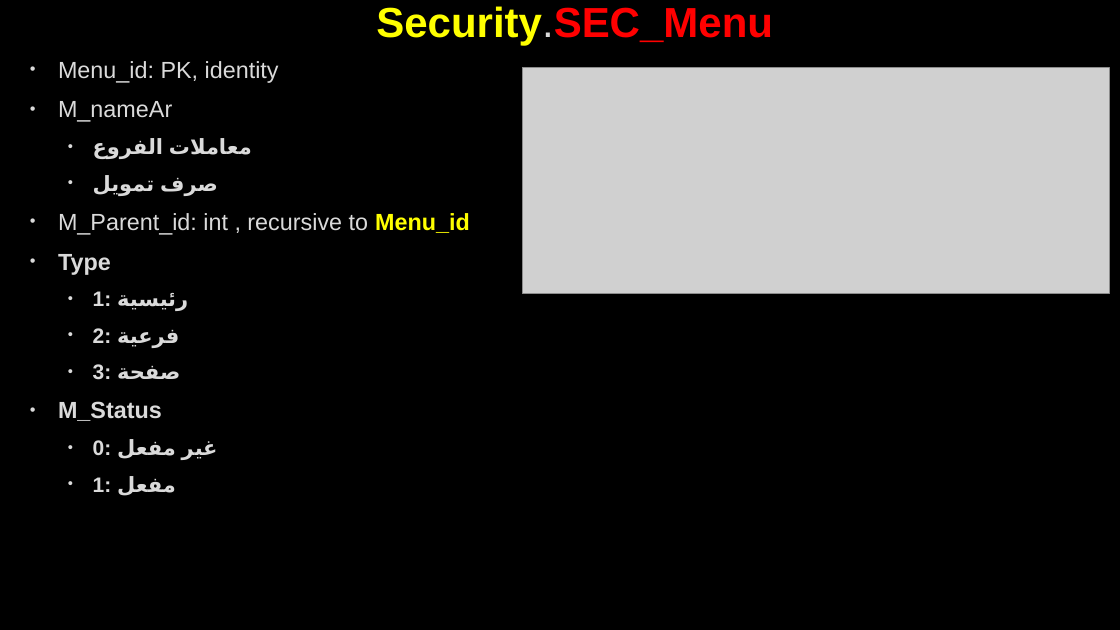
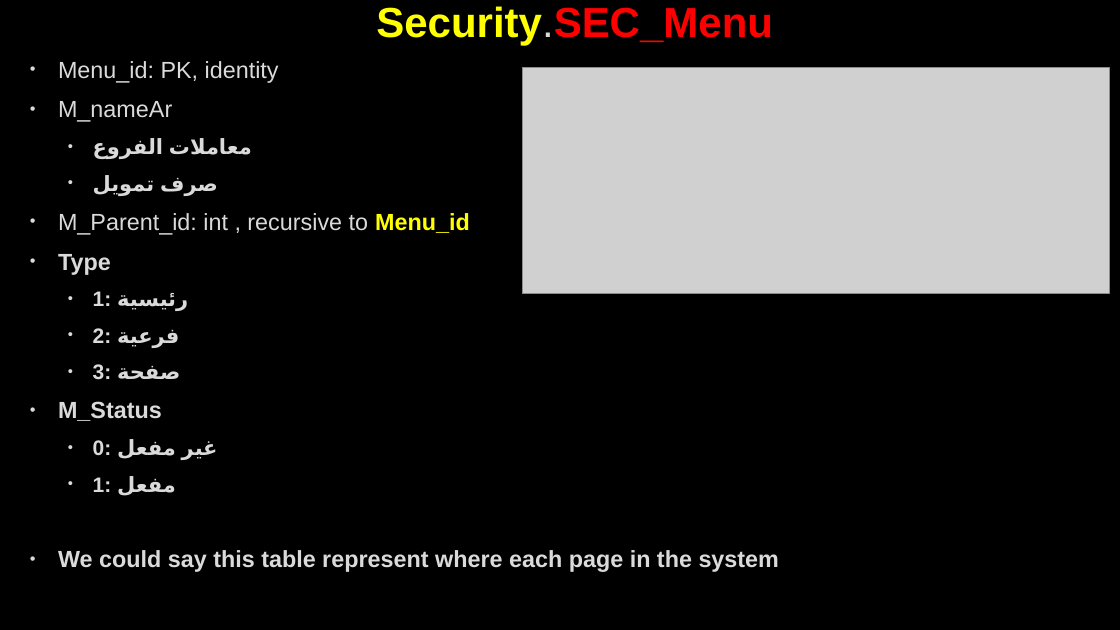
Before and after one commit to AhmedMohamedSamir1/Summary, a slide deck: slide 135 of Dot Net/Business.pptx (slide 99 before the commit). Drawn at 1120x630 pixels with LibreOffice and Linux fonts; fonts in the diff are those of the drawing; grey boxes stand for pictures; background and template pictures are left out. Boxes give left, top, right and bottom in pixels: in the first picture for what was removed or moved away, otherwise in the second. Text is boxed around its words. In the diff, an @@ line names an element or a change of style, - is before the commit and + after.

```diff
--- a/Dot Net/Business.pptx
+++ b/Dot Net/Business.pptx
@@ text at (58, 550, 779, 572): paragraph added @@
+• We could say this table represent where each page in the system
```
Also in this commit, not shown: 27 other slides changed, 64 slides added, 16 slides removed, 8 other files.
